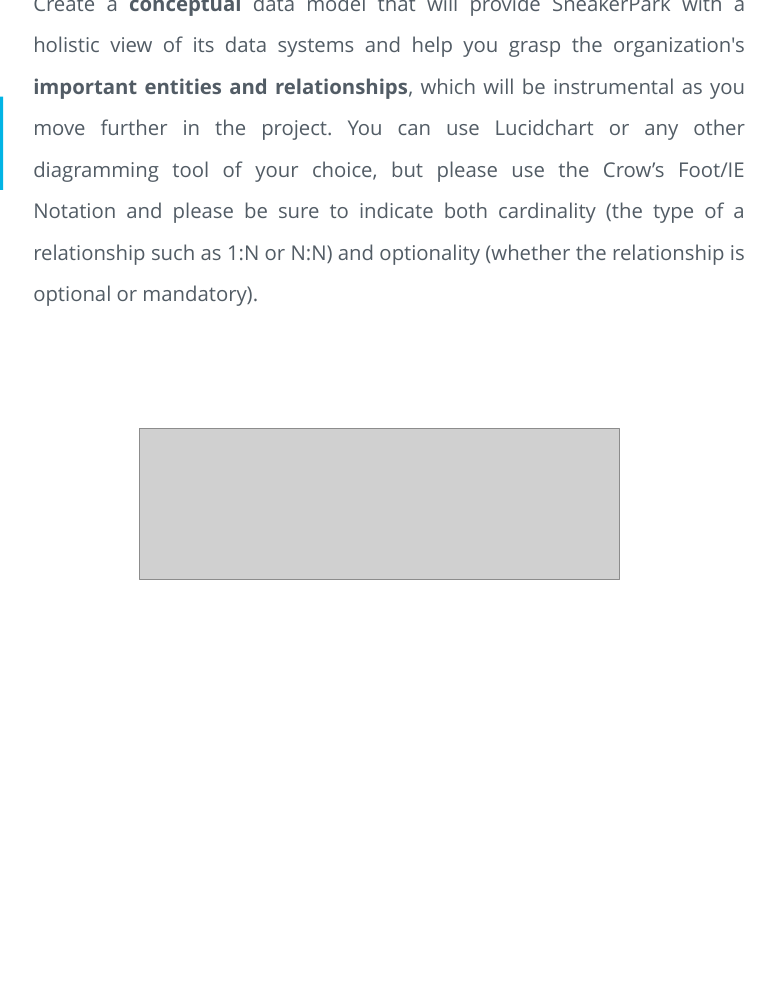
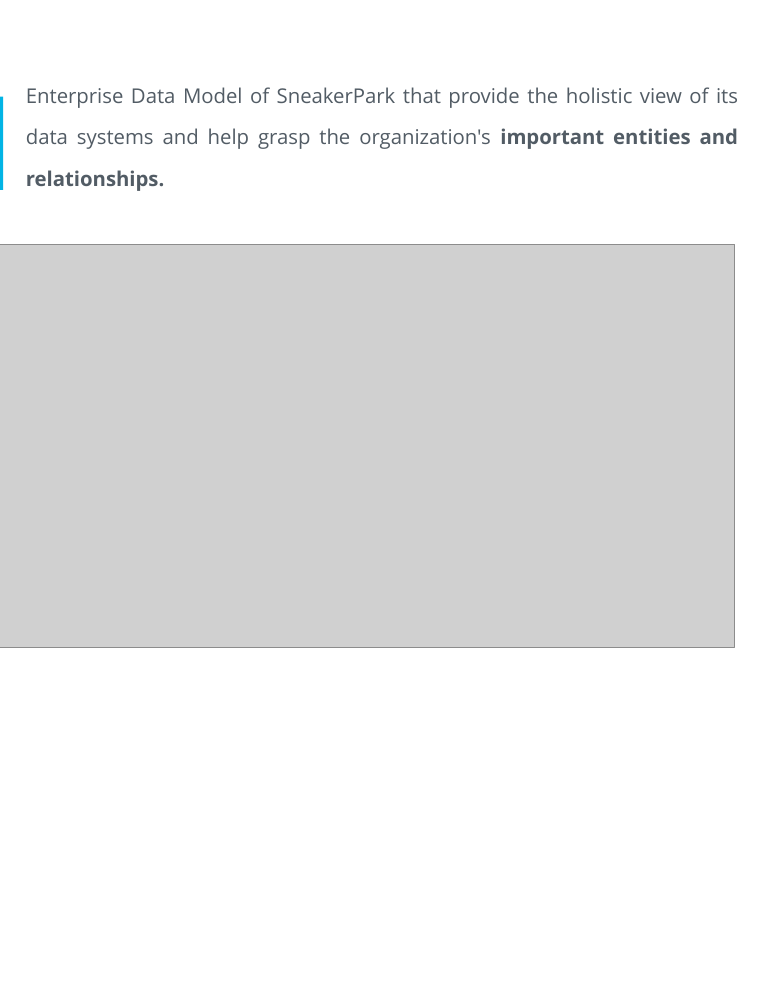
Before and after one commit to fuongcao/udacity-data-achitect, a slide deck: slide 7 of 4- Data Governance at SneakerPark/DataGovernanceAtSneakerPark.pptx. Drawn at 779x1008 pixels with LibreOffice and Linux fonts; fonts in the diff are those of the drawing; grey boxes stand for pictures. Boxes give left, top, right and bottom in pixels: in the first picture for what was removed or moved away, otherwise in the second. Text is boxed around its words. In the diff, an @@ line names an element or a change of style, - is before the commit and + after.

```diff
--- a/4- Data Governance at SneakerPark/DataGovernanceAtSneakerPark.pptx
+++ b/4- Data Governance at SneakerPark/DataGovernanceAtSneakerPark.pptx
@@ text at [26, 87, 738, 191]: text changed @@
-Create a conceptual data model that will provide SneakerPark with a holistic view of its data systems and help you grasp the organization's important entities and relationships, which will be instrumental as you move further in the project. You can use Lucidchart or any other diagramming tool of your choice, but please use the Crow’s Foot/IE Notation and please be sure to indicate both cardinality (the type of a relationship such as 1:N or N:N) and optionality (whether the relationship is optional or mandatory).
+Enterprise Data Model of SneakerPark that provide the holistic view of its data systems and help grasp the organization's important entities and relationships.
@@ picture added at [0, 245, 735, 648] @@
@@ picture removed at [140, 429, 620, 580] @@
```
Also in this commit, not shown: 1 other slide changed, 1 slide added, 1 slide removed, 5 other files.
